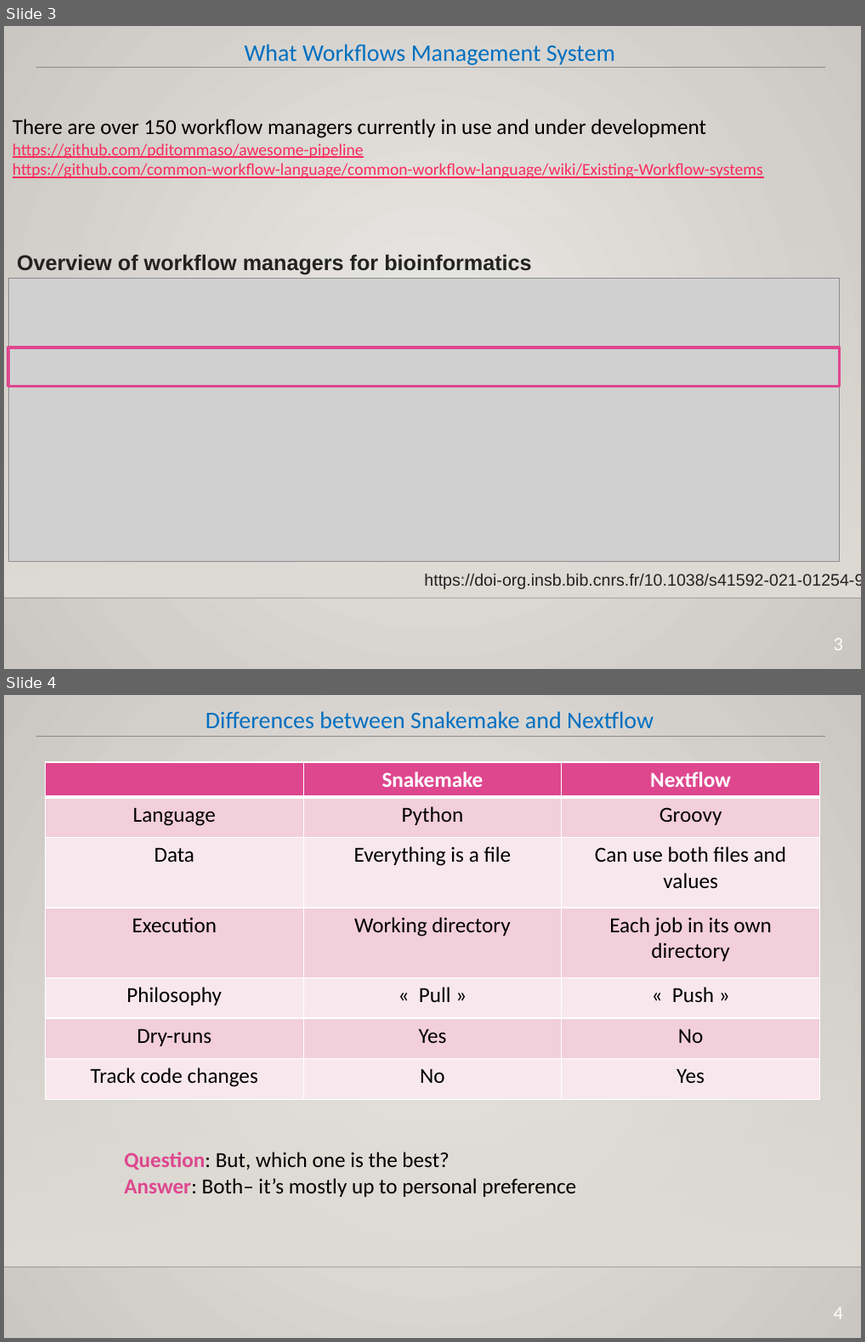
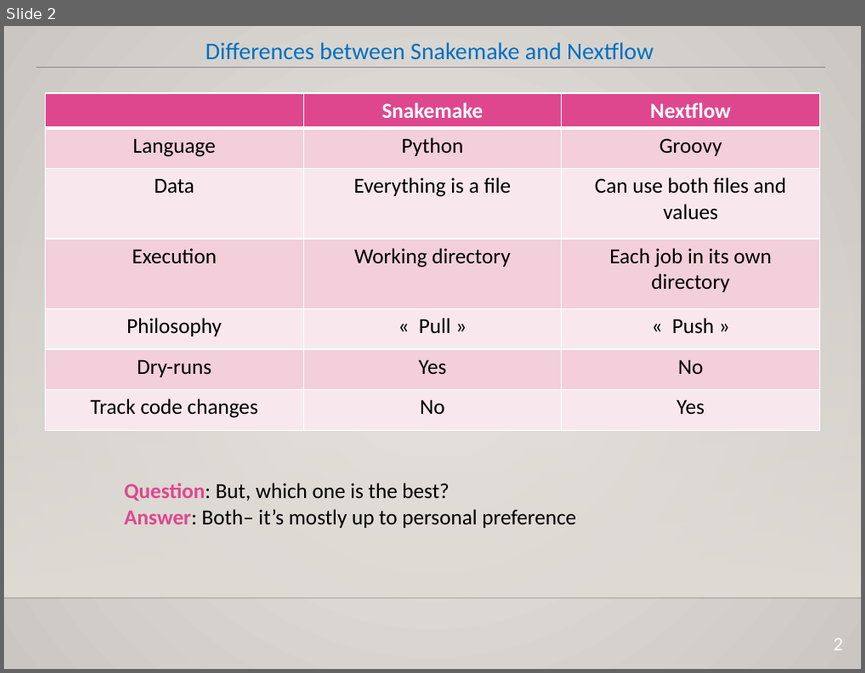
Before and after one commit to SouthGreenPlatform/training_reproducible_research, a slide deck: docs/lectures/nextflow/nextflow_2023.pptx. Shown one above the other, each under a label of ours: slides 3 and 4 before the commit, slide 2 after it. The pictures are 865x1342 and 865x673 pixels, drawn with LibreOffice and Linux fonts; fonts in the diff are those of the drawing; grey boxes stand for pictures; background and template pictures are left out. Boxes give left, top, right and bottom in pixels: in the first picture for what was removed or moved away, otherwise in the second. Text is boxed around its words. In the diff, an @@ line names an element or a change of style, - is before the commit and + after.

Commit message:
extract generalities of workflows ouside. Add an extra intro with few slides for Workflows

```diff
--- a/docs/lectures/nextflow/nextflow_2023.pptx
+++ b/docs/lectures/nextflow/nextflow_2023.pptx
@@ slide 3 removed at [4,26,861,669], background gradient #ECEAE7 to #CAC7C1; not listed: 3 template elements that a slide beside it also shows @@
@@ text removed at [245,44,615,65] @@
-What Workflows Management System
@@ text removed at [12,119,763,178] @@
-There are over 150 workflow managers currently in use and under development
-https://github.com/pditommaso/awesome-pipeline
-https://github.com/common-workflow-language/common-workflow-language/wiki/Existing-Workflow-systems
@@ text removed at [17,254,531,275] @@
-Overview of workflow managers for bioinformatics
@@ picture removed at [8,278,840,561] @@
@@ rectangle removed at [8,347,840,386] @@
@@ text removed at [424,573,861,589] @@
-https://doi-org.insb.bib.cnrs.fr/10.1038/s41592-021-01254-9
@@ page number removed at [834,638,843,650] @@
-3
@@ what was slide 4 is now slide 2 @@
@@ page number at [834,638,843,650]: text changed @@
-4
+2
```
Also in this commit, not shown: 1 slide changed, 1 other slide removed, 7 other files.
